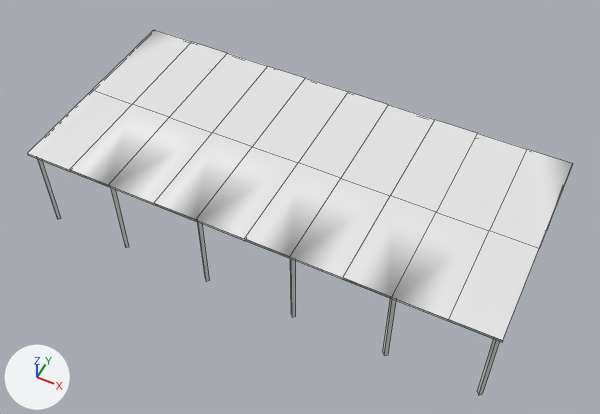
An edit to the FBX model Assets/Map/Model_For_Prefabs/WoodFlooring_V1.fbx, drawn before and after from the same camera.
Rendered twice from a camera (50 mm lens) standing at (14.7, -29.3, 35.4) and looking at (0.5, -0.8, -0.3). The axes (+X, +Y, +Z) are drawn at lower left. The lights are the same throughout. Mesh edges are drawn as thin lines. Where no turn or scale is listed for an object, it has been applied to the vertices. Vertices at the same position are counted once.

Script lines for the objects in view, before the commit:
```python
me_mesh = bpy.data.meshes.new('Mesh')
me_mesh.from_pydata(...)  # 135 vertices, 63 faces; spans x -13.7..13.7, y -6.4..6.4, z -2.7..2.7
me_mesh.materials.append(mat_wood_mat_01)  # white #e7e7e7
ob_woodflooring_v1_01 = bpy.data.objects.new('WoodFlooring_V1_01', me_mesh)
ob_woodflooring_v1_01.location = (0.0, 0.0, 0.0)
```
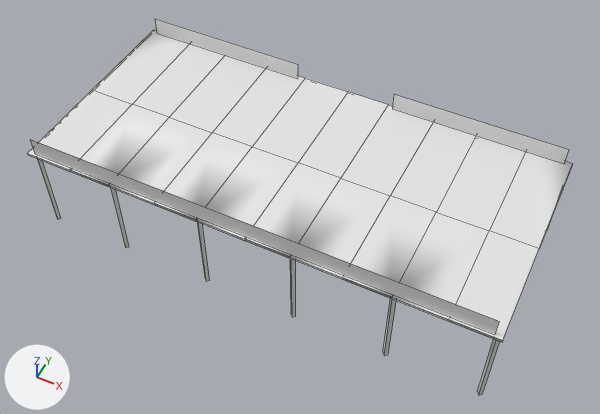
The newer file is also turned or shifted as a whole; pictures and numbers use the older file's frame.

Pixel boxes [x1, y1, x2, y2] of what changed, in the pictures (600 x 414 px):
'WoodFlooring_V1_01', reshaped: before [27, 30, 572, 395]; after [27, 19, 572, 395]
part 1 of me_mesh, added: after [30, 19, 569, 334]

What changed in the scene script:
```text
Add mat_leak_mat_01:
    mat_leak_mat_01 = principled_material('Leak_Mat_01')
    mat_leak_mat_01.base_color = (0.8, 0.8, 0.8)  # white #e7e7e7
Change me_mesh:
    where me_mesh.from_pydata(...)  # 135 vertices, 63 faces; spans x -13.7..13.7, y -6.4..6.4, z -2.7..2.7
    used by ob_woodflooring_v1_01; location = (0.0, 0.0, 0.0)
    verts and faces of me_mesh; kept vertices keep their numbers, new ones are numbered from 135
    me_mesh part 1
    add verts[135] = (-13.3, -6.2, 2.7)  # pixel (34, 153)
    add verts[136] = (13.3, -6.2, 2.7)  # pixel (494, 334)
    add verts[137] = (-13.3, 6.2, 2.7)  # pixel (156, 33)
    add verts[138] = (13.3, 6.2, 2.7)  # pixel (563, 164)
    add verts[139] = (-3.1, 6.2, 2.7)  # pixel (297, 78)
    add verts[140] = (3.1, 6.2, 2.7)  # pixel (392, 109)
    add for new, old in zip([*range(141, 147)], [*range(135, 141)]): verts[new] = verts[old] + (0.0, 0.0, 1.1)
    add faces += [(135, 136, 142, 141), (138, 144, 146, 140), (137, 139, 145, 143)]  # mat_leak_mat_01 (white #e7e7e7)
    add me_mesh.materials.append(mat_leak_mat_01)  # white #e7e7e7
```
